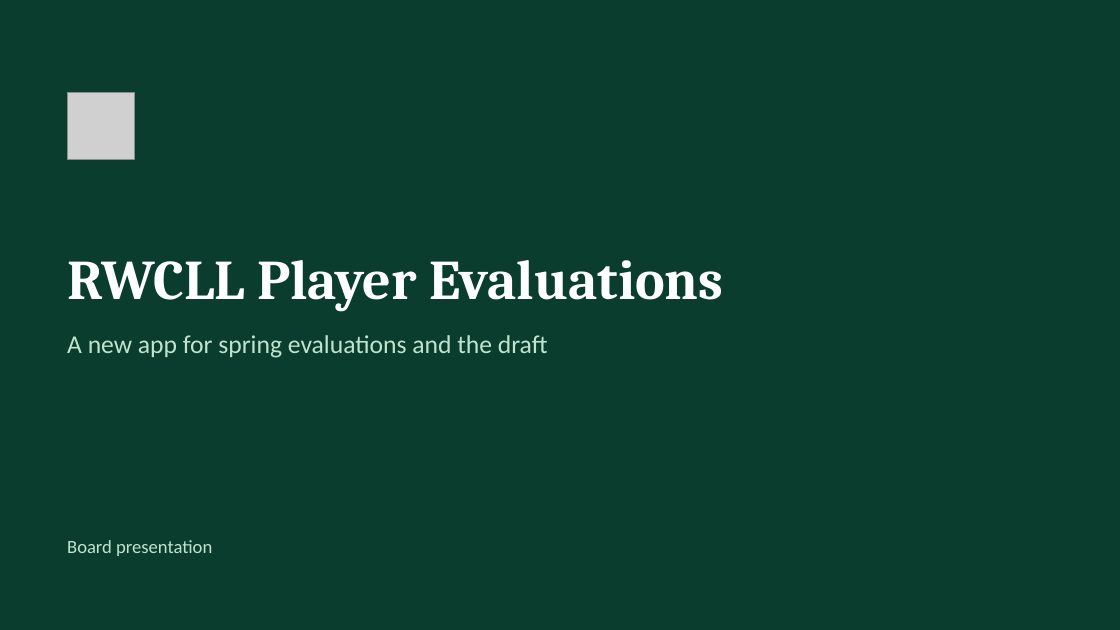
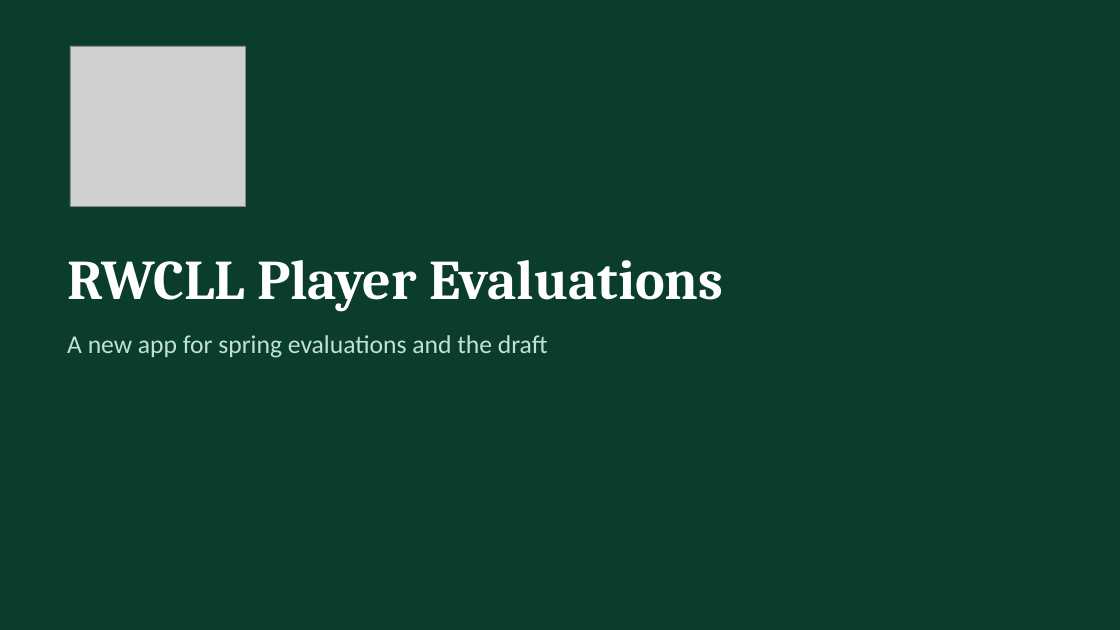
Before and after one commit to rwclldb/rwcll-player-evaluations, a slide deck: slide 1 of docs/board-demo/RWCLL-Player-Evaluations-Board.pptx. Drawn at 1120x630 pixels with LibreOffice and Linux fonts; fonts in the diff are those of the drawing; grey boxes stand for pictures. Boxes give left, top, right and bottom in pixels: in the first picture for what was removed or moved away, otherwise in the second. Text is boxed around its words. In the diff, an @@ line names an element or a change of style, - is before the commit and + after.

```diff
--- a/docs/board-demo/RWCLL-Player-Evaluations-Board.pptx
+++ b/docs/board-demo/RWCLL-Player-Evaluations-Board.pptx
@@ picture added at <box>70,46,245,207</box> @@
@@ picture removed at <box>67,92,134,160</box> @@
@@ text removed at <box>67,540,212,556</box> @@
-Board presentation
```
Also in this commit, not shown: 5 other slides changed, 1 other file.
